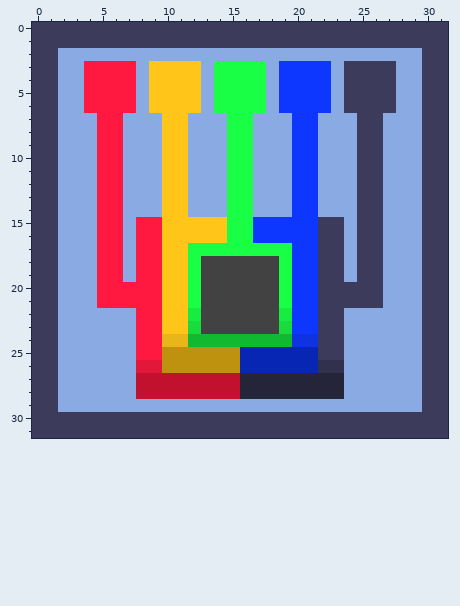
A pixel-art sprite gets an edit: assets/controller_tank_block.png. Above is the file before it was changed.
The file is 32x32 pixels. Colours within 5 levels of each other are drawn and written as one.
Once edited:
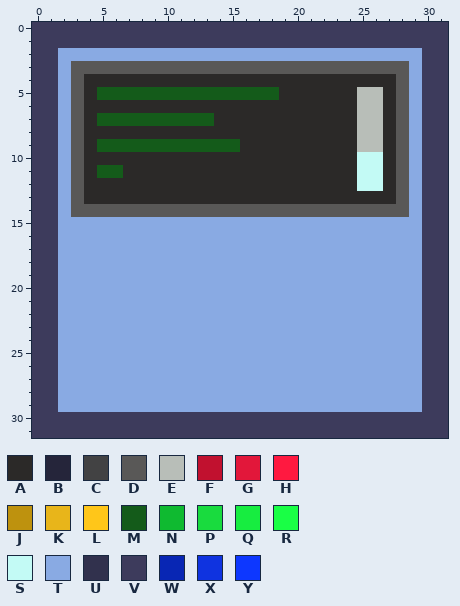
Palette (. is transparent): A #2b2928  B #25253a  C #424243  D #595857  E #b8beb8  F #c1112f  G #e2173a  H #ff1940  J #be920e  K #e8b51a  L #ffc619  M #145b1a  N #0fba30  P #19db3e  Q #17ed40  R #19ff45  S #c3faf5  T #89aae3  U #31314d  V #3d3b5c  W #0826b4  X #0f33e0  Y #0d37ff
What changed:
@@ x 0..31 @@
  2 VVTTTTTTTTTTTTTTTTTTTTTTTTTTTTVV
- 3 VVTTHHHHTLLLLTRRRRTYYYYTVVVVTTVV
- 4 VVTTHHHHTLLLLTRRRRTYYYYTVVVVTTVV
- 5 VVTTHHHHTLLLLTRRRRTYYYYTVVVVTTVV
- 6 VVTTHHHHTLLLLTRRRRTYYYYTVVVVTTVV
- 7 VVTTTHHTTTLLTTTRRTTTYYTTTVVTTTVV
- 8 VVTTTHHTTTLLTTTRRTTTYYTTTVVTTTVV
- 9 VVTTTHHTTTLLTTTRRTTTYYTTTVVTTTVV
-10 VVTTTHHTTTLLTTTRRTTTYYTTTVVTTTVV
-11 VVTTTHHTTTLLTTTRRTTTYYTTTVVTTTVV
-12 VVTTTHHTTTLLTTTRRTTTYYTTTVVTTTVV
-13 VVTTTHHTTTLLTTTRRTTTYYTTTVVTTTVV
-14 VVTTTHHTTTLLTTTRRTTTYYTTTVVTTTVV
-15 VVTTTHHTHHLLLLLRRYYYYYVVTVVTTTVV
-16 VVTTTHHTHHLLLLLRRYYYYYVVTVVTTTVV
-17 VVTTTHHTHHLLRRRRRRRRYYVVTVVTTTVV
-18 VVTTTHHTHHLLRCCCCCCRYYVVTVVTTTVV
-19 VVTTTHHTHHLLRCCCCCCRYYVVTVVTTTVV
-20 VVTTTHHHHHLLRCCCCCCRYYVVVVVTTTVV
-21 VVTTTHHHHHLLRCCCCCCRYYVVVVVTTTVV
-22 VVTTTTTTHHLLQCCCCCCQYYVVTTTTTTVV
-23 VVTTTTTTHHLLPCCCCCCPYYVVTTTTTTVV
-24 VVTTTTTTHHKKNNNNNNNNXXVVTTTTTTVV
-25 VVTTTTTTHHJJJJJJWWWWWWVVTTTTTTVV
-26 VVTTTTTTGGJJJJJJWWWWWWUUTTTTTTVV
-27 VVTTTTTTFFFFFFFFBBBBBBBBTTTTTTVV
-28 VVTTTTTTFFFFFFFFBBBBBBBBTTTTTTVV
+ 3 VVTDDDDDDDDDDDDDDDDDDDDDDDDDDTVV
+ 4 VVTDAAAAAAAAAAAAAAAAAAAAAAAADTVV
+ 5 VVTDAMMMMMMMMMMMMMMAAAAAAEEADTVV
+ 6 VVTDAAAAAAAAAAAAAAAAAAAAAEEADTVV
+ 7 VVTDAMMMMMMMMMAAAAAAAAAAAEEADTVV
+ 8 VVTDAAAAAAAAAAAAAAAAAAAAAEEADTVV
+ 9 VVTDAMMMMMMMMMMMAAAAAAAAAEEADTVV
+10 VVTDAAAAAAAAAAAAAAAAAAAAASSADTVV
+11 VVTDAMMAAAAAAAAAAAAAAAAAASSADTVV
+12 VVTDAAAAAAAAAAAAAAAAAAAAASSADTVV
+13 VVTDAAAAAAAAAAAAAAAAAAAAAAAADTVV
+14 VVTDDDDDDDDDDDDDDDDDDDDDDDDDDTVV
+15 VVTTTTTTTTTTTTTTTTTTTTTTTTTTTTVV
+16 VVTTTTTTTTTTTTTTTTTTTTTTTTTTTTVV
+17 VVTTTTTTTTTTTTTTTTTTTTTTTTTTTTVV
+18 VVTTTTTTTTTTTTTTTTTTTTTTTTTTTTVV
+19 VVTTTTTTTTTTTTTTTTTTTTTTTTTTTTVV
+20 VVTTTTTTTTTTTTTTTTTTTTTTTTTTTTVV
+21 VVTTTTTTTTTTTTTTTTTTTTTTTTTTTTVV
+22 VVTTTTTTTTTTTTTTTTTTTTTTTTTTTTVV
+23 VVTTTTTTTTTTTTTTTTTTTTTTTTTTTTVV
+24 VVTTTTTTTTTTTTTTTTTTTTTTTTTTTTVV
+25 VVTTTTTTTTTTTTTTTTTTTTTTTTTTTTVV
+26 VVTTTTTTTTTTTTTTTTTTTTTTTTTTTTVV
+27 VVTTTTTTTTTTTTTTTTTTTTTTTTTTTTVV
+28 VVTTTTTTTTTTTTTTTTTTTTTTTTTTTTVV
 29 VVTTTTTTTTTTTTTTTTTTTTTTTTTTTTVV
Boxes around the changes in both pictures, in picture pixels (x1, y1, x2, y2):
changed: (71, 61, 409, 399)
